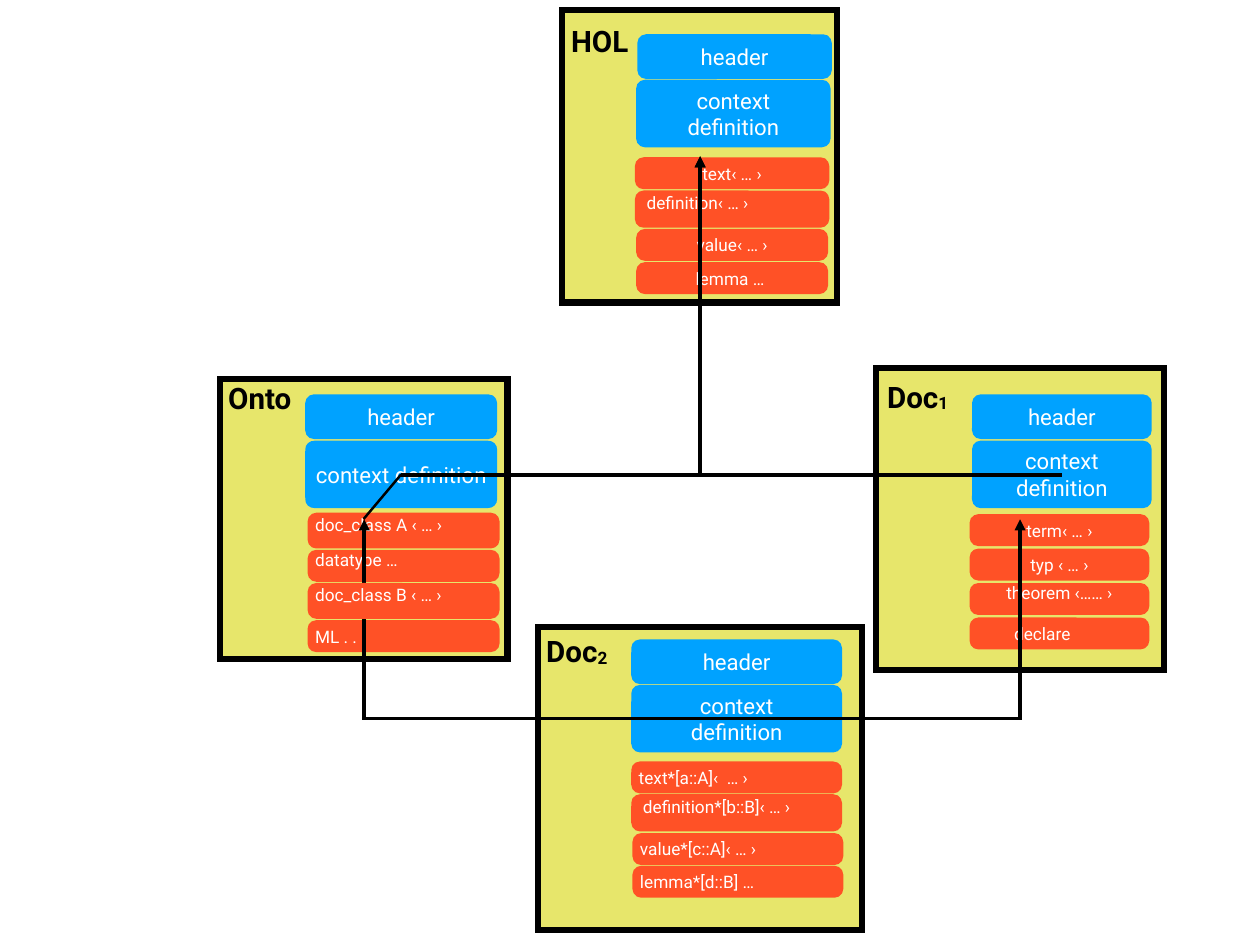
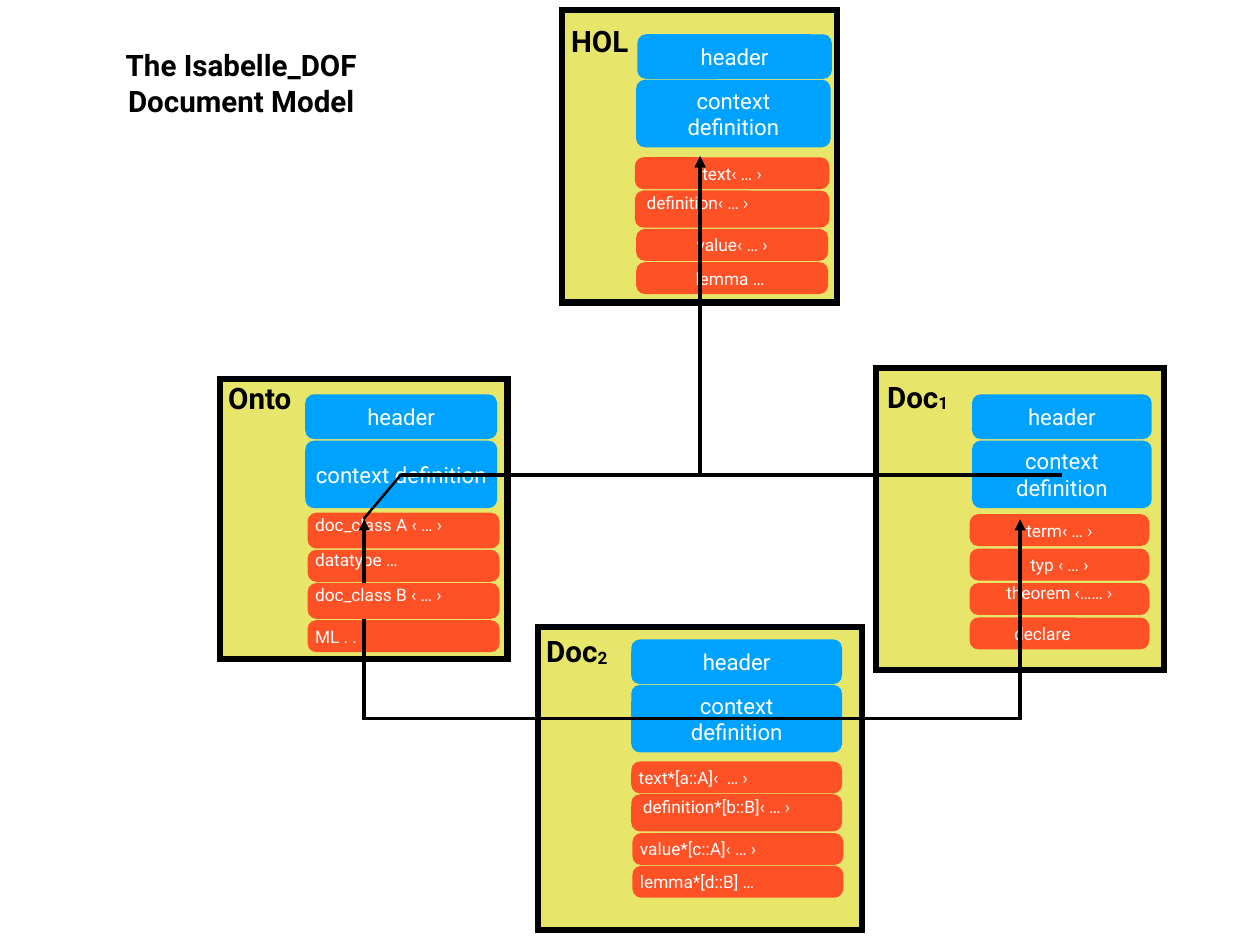
Before and after one commit to logicalhacking/Isabelle_DOF, a slide deck: slide 4 of Isabelle_DOF/document/figures/document-model.pptx (slide 3 before the commit). Drawn at 1260x945 pixels with LibreOffice and Linux fonts; fonts in the diff are those of the drawing. Boxes give left, top, right and bottom in pixels: in the first picture for what was removed or moved away, otherwise in the second. Text is boxed around its words. In the diff, an @@ line names an element or a change of style, - is before the commit and + after.

Commit message:
added diag 'integrated document'

```diff
--- a/Isabelle_DOF/document/figures/document-model.pptx
+++ b/Isabelle_DOF/document/figures/document-model.pptx
@@ text added at bbox=[126, 54, 357, 113], 24 pt, text #000000, bold @@
+The Isabelle_DOF
+Document Model
```
Also in this commit, not shown: 4 other slides changed, 1 slide added, 2 other files.
